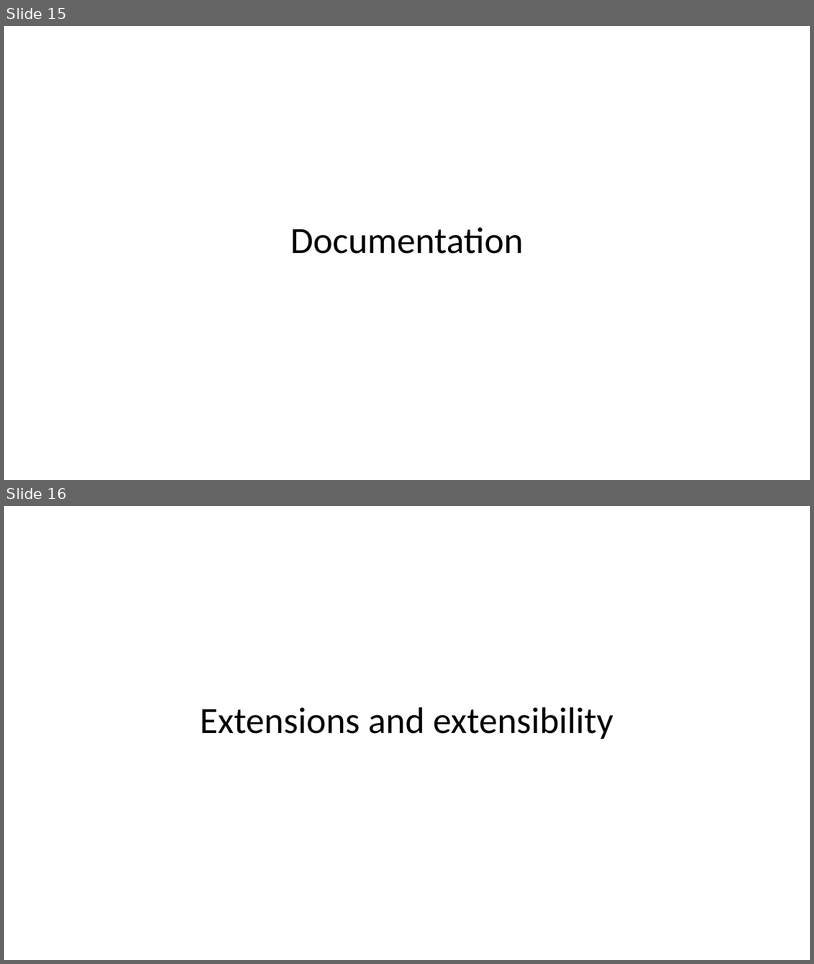
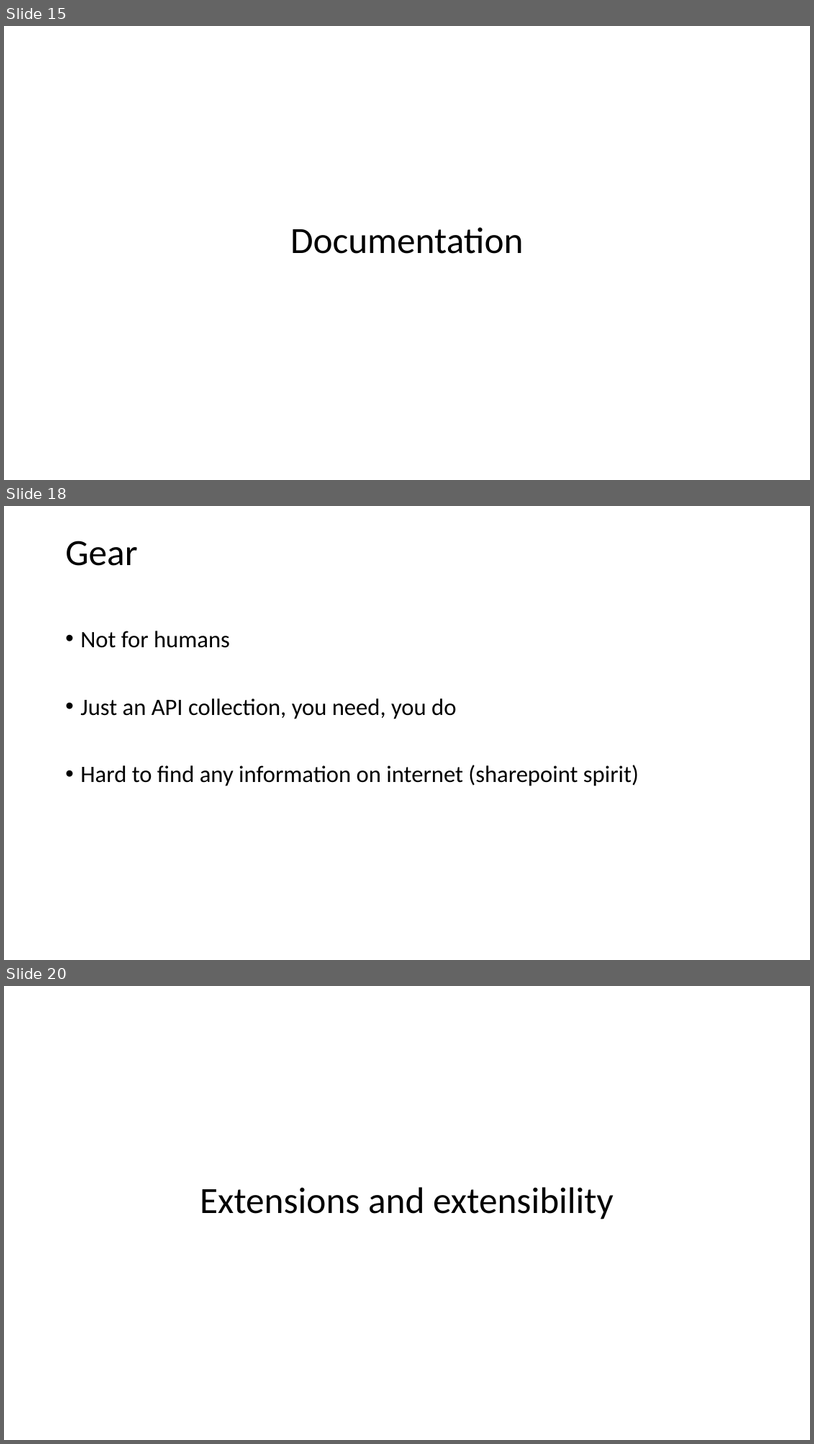
Before and after one commit to vba/presentations, a slide deck: build.js/build.js.pptx. Shown one above the other, each under a label of ours: slides 15 and 16 before the commit, slides 15, 18 and 20 after it; the slides between them are not shown. The pictures are 814x964 and 814x1444 pixels, drawn with LibreOffice and Linux fonts; fonts in the diff are those of the drawing. Boxes give left, top, right and bottom in pixels: in the first picture for what was removed or moved away, otherwise in the second. Text is boxed around its words. In the diff, an @@ line names an element or a change of style, - is before the commit and + after.

```diff
--- a/build.js/build.js.pptx
+++ b/build.js/build.js.pptx
@@ slide 18 added at [4,506,810,960], background #FFFFFF @@
@@ title added at [65,541,137,566], 44 pt, text #000000 @@
+Gear
@@ text added at [80,631,639,786], 28 pt, text #000000 @@
+• Not for humans
+• Just an API collection, you need, you do
+• Hard to find any information on internet (sharepoint spirit)
@@ what was slide 16 is now slide 20 @@
```
Also in this commit, not shown: 3 other slides added, 7 slides removed.
